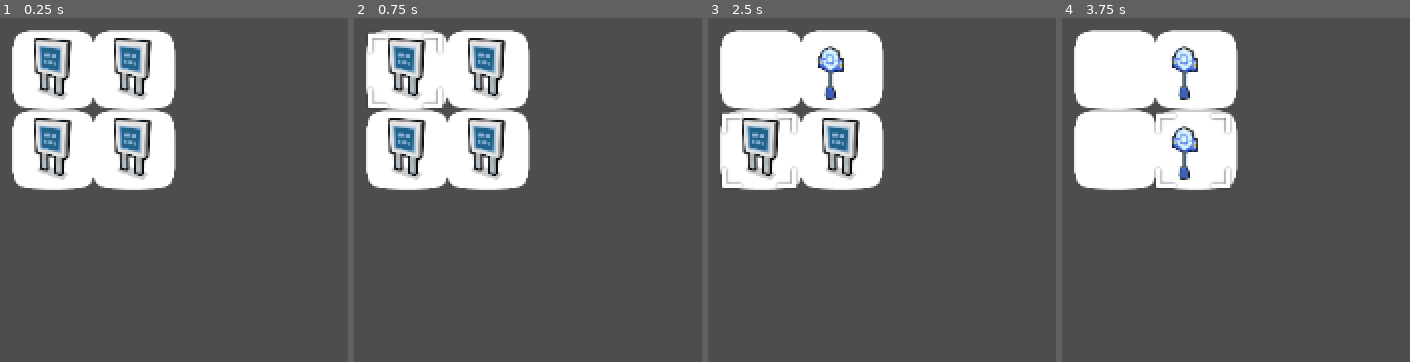
Above: before the commit, frames 1-4 (left to right).
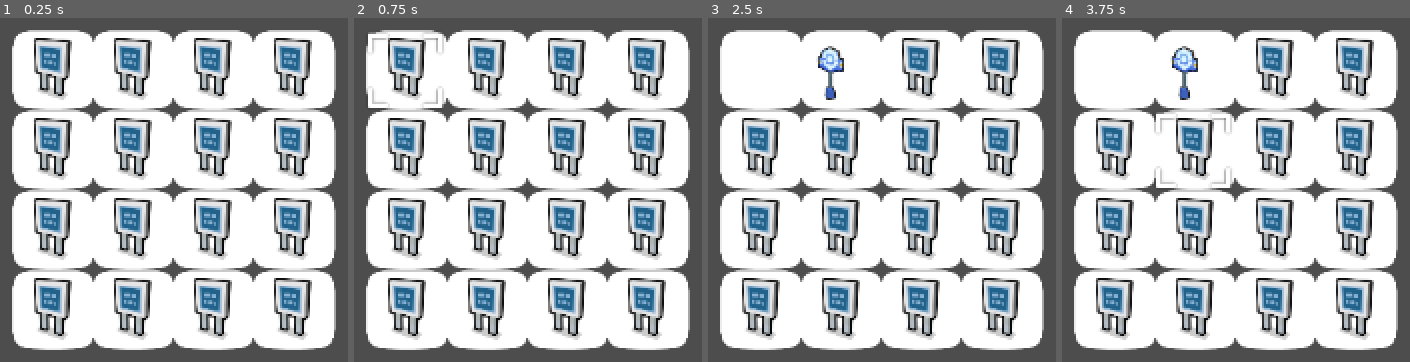
Above: after the commit, the same moments.

Repository: TesFalcon/Godot-Project-Backup
Game: Godot game, scene res://game_board.tscn
Same seed, same stepped clock (60 frames per second), same inputs: the game is played once before the commit and once after it. The project has no main scene, so this scene is started directly.
Inputs (mouse positions are in pixels of both pictures, inside the frame that each line leads up to):
- Up to frame 1 (0.25 s): no input
- Up to frame 2 (0.75 s): tap Enter at 0.5 s; drag from (371, 38) to (outside the picture) at 0.52 s
- Up to frame 3 (2.5 s): tap Space at 1.25 s; drag from (805, 38) to (outside the picture) at 1.27 s; tap Enter at 2 s; move the mouse to (725, 117) at 2.02 s; press the mouse at (725, 117) at 2.03 s; right-click (725, 117) at 2.3 s
- Up to frame 4 (3.75 s): release the mouse at (1079, 117) at 2.75 s; tap Space at 2.75 s; drag from (1159, 117) to (outside the picture) at 2.77 s; tap Enter at 3.5 s; move the mouse to (outside the picture) at 3.52 s; press the mouse at (outside the picture) at 3.53 s

The runs differ from the first frame. In frame 1, 61% of the frame differs, in the area x 3-97%, y 3-97%; in frame 2, 61%; in frame 3, 62%; in frame 4, 64%.

Commit message:
Add files via upload

Diff:
--- a/Merge_Prim/game_board.gd
+++ b/Merge_Prim/game_board.gd
@@ -2,38 +2,40 @@
 
 var height = 0
 var width = 0
+var max_cells = 0
+var game_board = [] #-1 = Empty cell. Number = piece
+var Empty = -1
 
 var cell = preload("res://game_cell.tscn")
-var cell_location = {Vector2(): Vector2()}
+var cell_location = []
 var all_cells = []
 
 signal clicked(cell_name, event)
-var cell_clicked = false
+signal activate_generator(id)
+
 var clicked_array = [] #To determine what the last move was
 
 var game_piece = preload("res://game_piece.tscn")
 var all_pieces = []
-var piece_location = {Vector2(): 0}
 
 # Called when the node enters the scene tree for the first time.
 func _ready():
-	height = 2
-	width = 2
-	make_cell()
+	width = 4
+	height = 4
+	max_cells = height * width
+	make_cells()
 	make_gameboard()
 	$game_cell.visible = false
 	$active_selection.visible = false
 	$GamePiece.visible = false
+	make_piece(max_cells)
 	populate_gameboard()
 
-func make_cell():
-	var max_cells = height * width
+func make_cells():
 	for i in range(max_cells):
 		var c = cell.instantiate()
 		add_child(c)
 		all_cells.append(c)
-	print("GB make_cell ", max_cells, " cells added to all_cells")
-	pass
 
 func make_gameboard():
 	var start_position = 100.0
@@ -47,54 +49,59 @@
 			if cell_num < height * width:
 				all_cells[cell_num].position = to_local(Vector2(start_position + w_modifier, start_position + h_modifier))
 				all_cells[cell_num].visible = true
-				all_cells[cell_num].my_name = Vector2(w,h)
+				all_cells[cell_num].id = cell_num
 				all_cells[cell_num].clicked.connect(_on_cell_clicked)
-				cell_location[Vector2(w,h)]= all_cells[cell_num].position
+				cell_location.append(all_cells[cell_num].position)
+				game_board.append(Empty)
 			cell_num += 1
 			#print("Vector = ",w,", ", h)
-	print("GB make_gameboard Cell_Location Dictionary = ", cell_location)
+	print("GB make_gameboard Cell_Locations = ", cell_location)
 
-func populate_gameboard():
-	var max_cells = height * width
-	for i in range(max_cells):
+func make_piece(quantity):
+	for i in range(quantity):
 		var p = game_piece.instantiate()
 		add_child(p)
 		all_pieces.append(p)
-	print("GB populate_gameboard", max_cells, " pieces added to all_pieces")
-	var cell_num = 0
-	for h in height:
-		for w in width:
-			if cell_num < height * width:
-				all_pieces[cell_num].position = to_local(cell_location[Vector2(w,h)])
-		#piece position is off just a little bit.
-				all_pieces[cell_num].position = all_pieces[cell_num].position + Vector2(5,35)
-		#This line ^-^-^ is to nudge it into a more accurate overlay position with the cell.
-				all_pieces[cell_num].my_name = Vector2(w,h)
-				all_pieces[cell_num].texture_index = 0
-				all_pieces[cell_num].visible = true
-				#all_pieces[cell_num].clicked.connect(_on_cell_clicked)
-				piece_location[Vector2(w,h)] = all_pieces[cell_num].texture_index
-				cell_num += 1
-			#print("Vector = ",w,", ", h)
-	print("GB populate_gameboard Piece_Location Dictionary = ", piece_location)
+		p.texture_index = 0
+		p.visible = true
+		p.activate_generator.connect(_on_activate_generator)
+	print("GB ", quantity, " pieces made and added to all_pieces")
 	pass
 
-func update_gameboard():
-	var cell_num = 0
-	piece_location.clear()
-	for h in height:
-		for w in width:
-			if cell_num < height * width:
-				if all_pieces[cell_num].my_name == Vector2(w,h):
-						all_pieces[cell_num].position = to_local(cell_location[Vector2(w,h)])
-						#piece position is off just a little bit.
-						all_pieces[cell_num].position = all_pieces[cell_num].position + Vector2(5,35)
-						#This line ^-^-^ is to nudge it into a more accurate overlay position with the cell.
-						piece_location[Vector2(w,h)] = all_pieces[cell_num].texture_index
-				cell_num += 1
-			#print("Vector = ",w,", ", h)
+func populate_gameboard():
+	for cell_num in range(max_cells):
+		place_piece(cell_num,cell_num,Empty)
+		game_board[cell_num] = cell_num
+		#print("Vector = ",w,", ", h)
+	print("GB initial game_board = ", game_board)
 	pass
 
+func place_piece(piece_id, new_cell, old_cell):
+	all_pieces[piece_id].id = new_cell
+	all_pieces[piece_id].position = to_local(cell_location[new_cell])
+	#piece position is off just a little bit.
+	all_pieces[piece_id].position = all_pieces[piece_id].position + Vector2(5,35)
+	#This line ^-^-^ is to nudge it into a more accurate overlay position with the cell.
+
+func swap_pieces(new_cell, old_cell):
+	place_piece(game_board[old_cell], new_cell, Empty)
+	place_piece(game_board[new_cell], old_cell, Empty)
+	clicked_array.clear()
+	pass
+
+func update_game_board():
+	game_board.clear()
+	for i in range(max_cells):
+		game_board.append(Empty)
+	for i in range(all_pieces.size()):
+		game_board[all_pieces[i].id] = i
+
+func find_empty_cell():
+	for i in range(max_cells):
+		if game_board[i] == Empty:
+			return i
+	return Empty
+	pass
 # Called every frame. 'delta' is the elapsed time since the previous frame.
 func _process(_delta):
 	#update_gameboard()
@@ -103,20 +110,17 @@
 func _input(event):
 	if event.is_action_pressed("left_mouse_click"):
 		#print("GB Click Location: ", to_local(event.position))
-		if !cell_clicked:
-			$active_selection.visible = false
-	pass
+		pass
 
-func _on_cell_clicked(cell_name, event):
-	# cell_name = current click
+func _on_cell_clicked(cell_id, event):
+	# cell_id = current click
 	var previous_click = Vector2()
-	cell_clicked = true
-	print("GB On Cell Clicked = ", cell_name)
-	clicked_array.append(cell_name)
-	#print("Cell Position = ", cell_location[cell_name])
+	print("GB On Cell Clicked = ", cell_id)
+	clicked_array.append(cell_id)
+	#print("Cell Position = ", cell_location[cell_id])
 	if event.is_action_pressed("left_mouse_click"):
 		print ("GB OnCell Left Click")
-		$active_selection.position = cell_location[cell_name]
+		$active_selection.position = cell_location[cell_id]
 		#Active_selection position is off just a little bit.
 		$active_selection.position = $active_selection.position - Vector2(5,5)
 		#This line ^-^-^ is to nudge it into a more accurate overlay position with the cell.
@@ -124,55 +128,70 @@
 		if clicked_array.size() > 1:
 			previous_click = clicked_array[-2]
 			print("GB Previous_click = ", previous_click)
-			if clicked_array.has(cell_name) and piece_location.has(cell_name):
+			if clicked_array.has(cell_id) and game_board[cell_id] != Empty:
 				print("GB Cell is occupied.")
-				if piece_location.has(previous_click) and previous_click != cell_name:
+				if game_board[previous_click] != Empty and previous_click != cell_id:
 					print("GB Both cells are occupied.")
-					if piece_location[cell_name] == piece_location[previous_click]:
+					if all_pieces[game_board[cell_id]].texture_index == all_pieces[game_board[previous_click]].texture_index:
 						print("GB Both cells have the same texture.")
-						print("GB all_cells.size = ", all_cells.size())
-						for i in range(all_cells.size()):
-							#print("GB all_cells.size = ", all_cells.size())
-							if all_cells[i].my_name == Vector2(cell_name):
-								print("GB Cell number index with same name = ", i)
-								for r in range(all_pieces.size()):
-									print("GB Piece name = ", all_pieces[r].my_name)
-									if all_pieces[r].my_name == Vector2(cell_name):
-										all_pieces[r].increment_texture()
-										piece_location[cell_name] = all_pieces[r].texture_index
-										break
-								break
-							else:
-								print ("GB ", all_cells[i].my_name, " != ", previous_click)
-						if piece_location.erase(previous_click):
-							print("GB Previous Piece Erased.")
-							pass
-						else:
-							print("GB Previous piece NOT erased")
-							pass
+						all_pieces[game_board[cell_id]].increment_texture()
+						game_board[previous_click] = Empty
 						print("GB all_pieces.size = ", all_pieces.size())
 						for i in range(all_pieces.size()):
-							print("GB Piece name = ", all_pieces[i].my_name)
-							if all_pieces[i].my_name == previous_click:
+							if all_pieces[i].id == previous_click:
+								print("GB Piece ID Removed = ", all_pieces[i].id)
 								all_pieces[i].queue_free()
 								all_pieces.pop_at(i)
 								break
 							else:
-								print (all_cells[i].my_name, " != ", previous_click)
+								print (all_cells[i].id, " != ", previous_click)
 					else:
 						print("GB Pieces are different")
+						#swap_pieces(cell_id, previous_click)
+				elif previous_click == cell_id:
+					print("It's a generator = ", all_pieces[game_board[cell_id]].generator)
+					if all_pieces[game_board[cell_id]].generator:
+						if find_empty_cell() != Empty:
+							make_piece(1)
+							place_piece(all_pieces.size()-1,find_empty_cell(),Empty)
+						else:
+							print("Game board full!")
 				else:
 					print("GB ", previous_click, " was empty")
 			else:
-				print("GB ", cell_name, " is Empty")
+				print("GB Cell #", cell_id, " is Empty")
+				if game_board[previous_click] != Empty:
+					for i in range(all_pieces.size()):
+						print("GB Piece name = ", all_pieces[i].id)
+						if all_pieces[i].id == previous_click:
+							place_piece(i, cell_id, previous_click)
+							break
+						else:
+							print (all_cells[i].id, " != ", previous_click)
+					pass
 			print("GB All_pieces = ", all_pieces)
-			print("GB Piece_Locations = ", piece_location)
+			update_game_board()
+			print("GB Game_board = ", game_board)
 		else:
 			print("GB First Click!")
 	elif event.is_action_pressed("right_mouse_click"):
 		print ("GB OnCell Right Click")
 		print("GB Clicked Array = ", clicked_array)
 		$active_selection.visible = false
+		clicked_array.clear()
 	else:
 		pass
 	pass # Replace with function body.
+
+func _on_activate_generator(id):
+	var cell_id = id
+	var piece_id = game_board[id]
+	#all_pieces[piece_id].get_node("active").position = to_local(Vector2(all_pieces[game_board[id]].position))
+	#all_pieces[piece_id].get_node("active").position = all_pieces[game_board[id]].position
+	all_pieces[piece_id].get_node("active").position = to_local(cell_location[cell_id])
+	#piece position is off just a little bit.
+	all_pieces[piece_id].get_node("active").position = all_pieces[piece_id].get_node("active").position + Vector2(55,235)
+	#This line ^-^-^ is to nudge it into a more accurate overlay position with the cell.
+	all_pieces[piece_id].get_node("active").visible = true
+	all_pieces[piece_id].generator = true
+	pass # Replace with function body.
--- a/Merge_Prim/game_board.tscn
+++ b/Merge_Prim/game_board.tscn
@@ -20,7 +20,9 @@
 centered = false
 
 [node name="GamePiece" parent="." instance=ExtResource("3_ht7x7")]
-position = Vector2(-108, -140)
+position = Vector2(-28, -142)
 
+[connection signal="activate_generator" from="." to="." method="_on_activate_generator"]
+[connection signal="activate_generator" from="GamePiece" to="." method="_on_activate_generator"]
 [connection signal="mouse_entered" from="GamePiece" to="." method="_on_game_piece_mouse_entered"]
 [connection signal="mouse_exited" from="GamePiece" to="." method="_on_game_piece_mouse_exited"]
--- a/Merge_Prim/game_cell.gd
+++ b/Merge_Prim/game_cell.gd
@@ -1,6 +1,6 @@
 extends Node2D
 
-@export var my_name = ""
+@export var id = ""
 
 signal clicked(my_name)
 
@@ -23,13 +23,13 @@
 		#print ("Game Cell Mouse Button Event")
 		if event.pressed and event.button_index == MOUSE_BUTTON_LEFT:
 			print ("GC Left_Click")
-			clicked.emit(my_name, event)
+			clicked.emit(id, event)
 		elif !event.pressed and event.button_index == MOUSE_BUTTON_LEFT:
 			#print ("GC Left_Click_Released")
 			pass
 		elif event.pressed and  event.button_index == MOUSE_BUTTON_RIGHT:
 			print ("GC Right_Click")
-			clicked.emit(my_name, event)
+			clicked.emit(id, event)
 		elif !event.pressed and  event.button_index == MOUSE_BUTTON_RIGHT:
 			#print ("GC Right_Click_Released")
 			pass
--- a/Merge_Prim/game_cell.tscn
+++ b/Merge_Prim/game_cell.tscn
@@ -4,22 +4,22 @@
 [ext_resource type="Script" path="res://game_cell.gd" id="2_dw2rj"]
 
 [sub_resource type="RectangleShape2D" id="RectangleShape2D_ft7li"]
-size = Vector2(260, 256)
+size = Vector2(236, 224)
 
 [node name="game_cell" type="Node2D"]
 scale = Vector2(0.25, 0.25)
 script = ExtResource("2_dw2rj")
 
 [node name="cell" type="Sprite2D" parent="."]
-position = Vector2(7.62939e-06, 2)
-scale = Vector2(1.03125, 0.984375)
+position = Vector2(0.2345, 2)
+scale = Vector2(1.03333, 0.984375)
 texture = ExtResource("1_6klwp")
 offset = Vector2(15, 5)
 
 [node name="Area2D" type="Area2D" parent="."]
 
 [node name="CollisionShape2D" type="CollisionShape2D" parent="Area2D"]
-position = Vector2(2, 0)
+position = Vector2(18, 8)
 shape = SubResource("RectangleShape2D_ft7li")
 
 [connection signal="input_event" from="Area2D" to="." method="_on_area_2d_input_event"]
--- a/Merge_Prim/game_piece.gd
+++ b/Merge_Prim/game_piece.gd
@@ -1,9 +1,11 @@
 extends Area2D
 
 signal clicked
+signal activate_generator
 
 @export var texture_index = 0
-@export var my_name = ""
+@export var id = 0
+@export var generator = false
 
 var pokemart_textures = ["res://pokemerge/pokemart01.png",
 "res://pokemerge/pokemart02a.png", "res://pokemerge/pokemart03.png",
@@ -20,6 +22,7 @@
 # Called when the node enters the scene tree for the first time.
 func _ready():
 	$pokemart.position = Vector2(100,100)
+	$active.visible = false
 	if input_pickable:
 		#print("GP Is Pickable")
 		pass
@@ -62,13 +65,14 @@
 	elif event.is_action_pressed("left_mouse_click"):
 		#print("GP Left Mouse Clicked")
 		#increment_texture(my_name)
-		clicked.emit(my_name, event)
+		clicked.emit(id, event)
 
 func increment_texture():
 	print("GP Incrementing Texture")
 	texture_index += 1
-	if texture_index > pokemart_textures.size() - 1:
-		texture_index = 0
 	$pokemart.texture=load(pokemart_textures[texture_index])
-	#print("GP Texture Changed!")
+	if texture_index > 2:
+		generator = true
+		activate_generator.emit(id)
+	print("GP Texture = ", texture_index)
 	pass # Replace with function body.
--- a/Merge_Prim/game_piece.tscn
+++ b/Merge_Prim/game_piece.tscn
@@ -1,17 +1,19 @@
-[gd_scene load_steps=4 format=3 uid="uid://o8h5a4ftk7tk"]
+[gd_scene load_steps=5 format=3 uid="uid://o8h5a4ftk7tk"]
 
 [ext_resource type="Script" path="res://game_piece.gd" id="1_inr3m"]
 [ext_resource type="Texture2D" uid="uid://grihgl55jrqq" path="res://PokeMerge/pokemart01.png" id="1_xdm38"]
+[ext_resource type="Texture2D" uid="uid://drv4gpcrr6bqp" path="res://PokeMerge/bolt.png" id="3_atxq5"]
 
 [sub_resource type="RectangleShape2D" id="RectangleShape2D_rbpc4"]
-size = Vector2(31, 47)
+size = Vector2(32, 51)
 
 [node name="GamePiece" type="Area2D"]
+position = Vector2(-15, -8)
 script = ExtResource("1_inr3m")
 metadata/_edit_group_ = true
 
 [node name="piece_collision" type="CollisionShape2D" parent="."]
-position = Vector2(-0.5, -0.5)
+position = Vector2(31, 33.5)
 shape = SubResource("RectangleShape2D_rbpc4")
 
 [node name="pokemart" type="Sprite2D" parent="."]
@@ -19,4 +21,10 @@
 texture = ExtResource("1_xdm38")
 centered = false
 
+[node name="active" type="Sprite2D" parent="."]
+position = Vector2(15, 10)
+scale = Vector2(0.128906, 0.191406)
+texture = ExtResource("3_atxq5")
+centered = false
+
 [connection signal="body_entered" from="." to="." method="_on_body_entered"]
--- a/Merge_Prim/project.godot
+++ b/Merge_Prim/project.godot
@@ -19,6 +19,7 @@
 
 window/size/viewport_width=720
 window/size/viewport_height=1280
+window/handheld/orientation=1
 
 [input]
 
@@ -27,6 +28,11 @@
 "events": [Object(InputEventMouseButton,"resource_local_to_scene":false,"resource_name":"","device":-1,"window_id":0,"a …(253 unchanged characters)…
 ]
 }
+right_mouse_click={
+"deadzone": 0.5,
+"events": [Object(InputEventMouseButton,"resource_local_to_scene":false,"resource_name":"","device":-1,"window_id":0,"alt_pressed":false,"shift_pressed":false,"ctrl_pressed":false,"meta_pressed":false,"button_mask":0,"position":Vector2(0, 0),"global_position":Vector2(0, 0),"factor":1.0,"button_index":2,"canceled":false,"pressed":false,"double_click":false,"script":null)
+]
+}
 
 [rendering]
 
